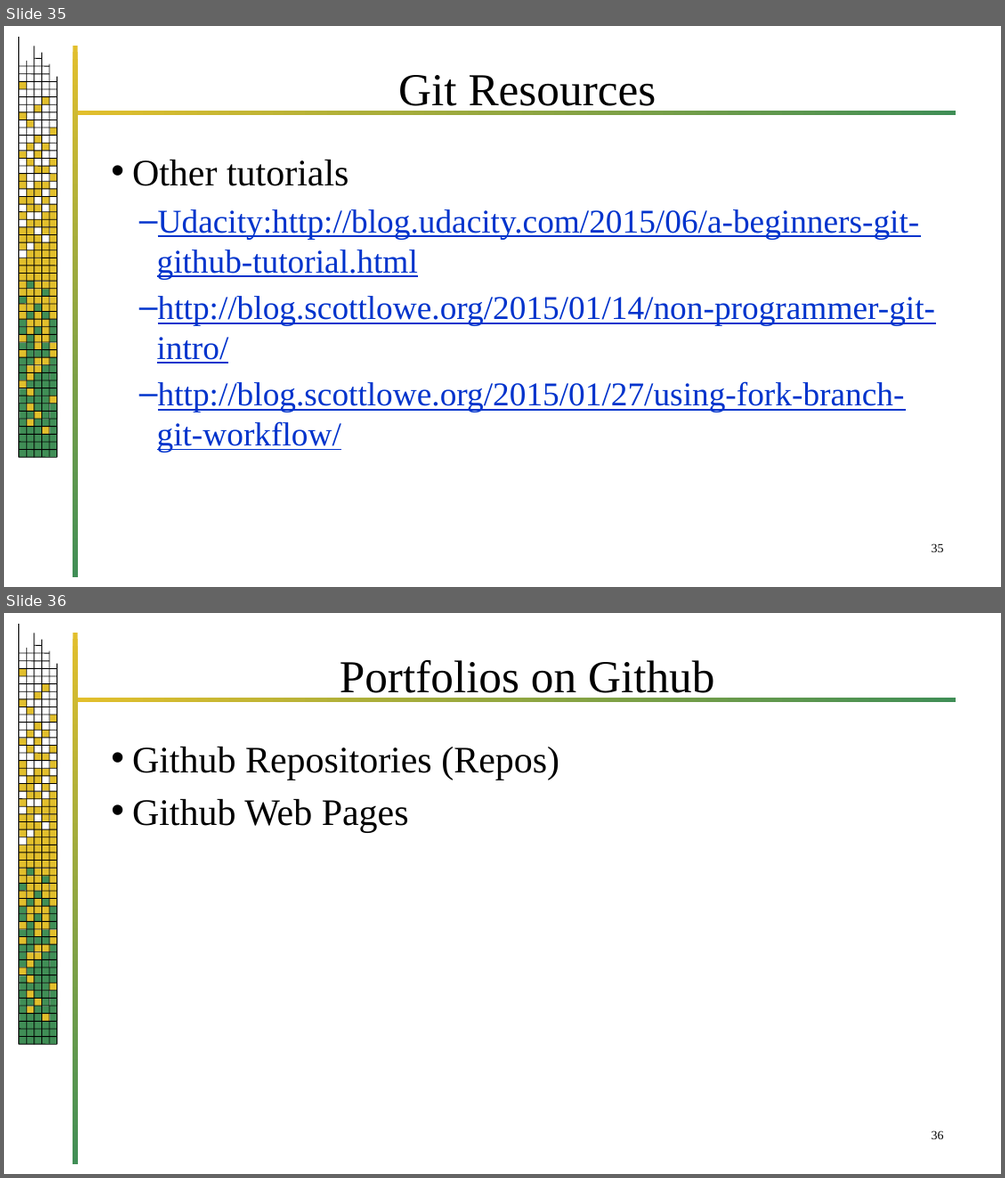
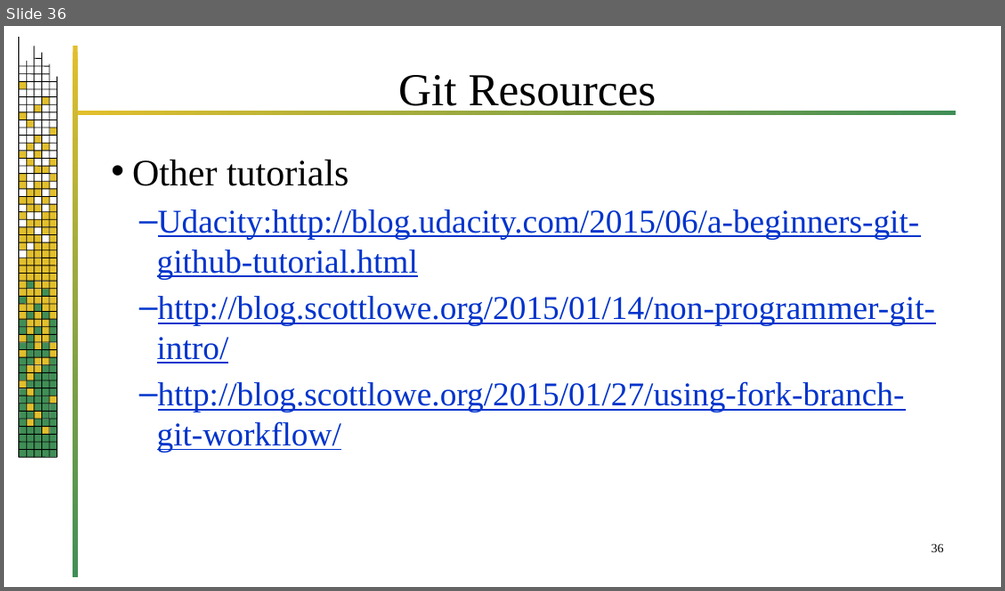
Before and after one commit to jrb28/git, a slide deck: 26bGit.pptx. Shown one above the other, each under a label of ours: slides 35 and 36 before the commit, slide 36 after it. The pictures are 1005x1178 and 1005x591 pixels, drawn with LibreOffice and Linux fonts; fonts in the diff are those of the drawing; background and template pictures are left out. Boxes give left, top, right and bottom in pixels: in the first picture for what was removed or moved away, otherwise in the second. Text is boxed around its words. In the diff, an @@ line names an element or a change of style, - is before the commit and + after.

```diff
--- a/26bGit.pptx
+++ b/26bGit.pptx
@@ slide 36 removed at [4,613,1001,1174], background #FFFFFF; not listed: 220 template elements that a slide beside it also shows @@
@@ title removed at [340,660,714,701] @@
-Portfolios on Github
@@ text removed at [132,747,559,832] @@
-• Github Repositories (Repos)
-• Github Web Pages
@@ page number removed at [931,1130,944,1139] @@
-36
@@ what was slide 35 is now slide 36 @@
@@ page number at [931,543,944,552]: text changed @@
-35
+36
```
Also in this commit, not shown: 9 slides added, 4 other slides removed.
